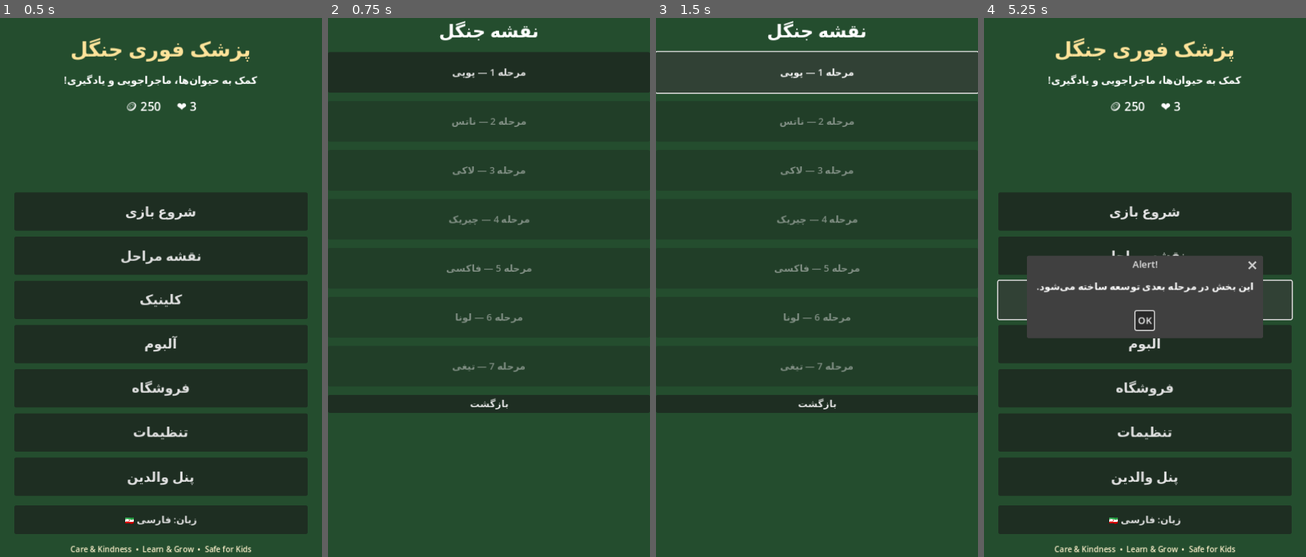
Above: before the commit, frames 1-4 (left to right).
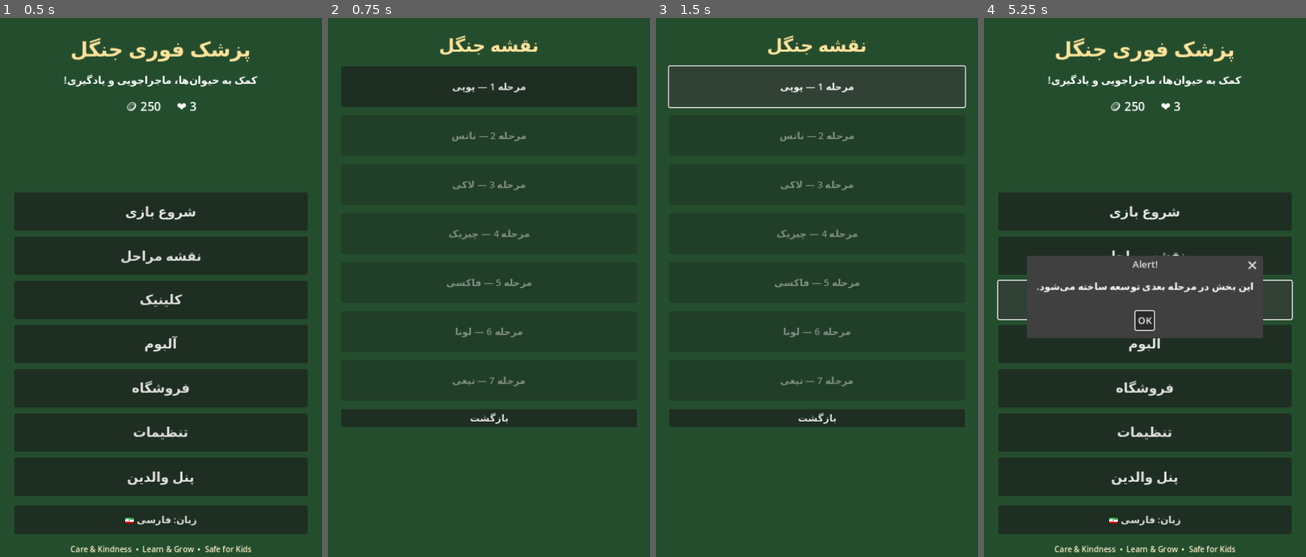
Above: after the commit, the same moments.

Repository: Javadmk1/Forest-Emergency-Vet
Game: Godot game, scene res://scenes/main_menu.tscn
Same seed, same stepped clock (60 frames per second), same inputs: the game is played once before the commit and once after it.
Inputs:
- Up to frame 1 (0.5 s): no input
- Up to frame 2 (0.75 s): click "شروع بازی" at 0.5 s
- Up to frame 3 (1.5 s): click "مرحله 1 — پوپی" at 1.25 s
- Up to frame 4 (5.25 s): click "بازگشت" at 2 s; click "نقشه مراحل" at 2.75 s; click "مرحله 1 — پوپی" at 3.5 s; click "بازگشت" at 4.25 s; click "کلینیک" at 5 s

Frame 1 is identical in both runs. In frame 2, 11% of the frame differs, in the area x 0-100%, y 0-76%; in frame 3, 7.7%; in frame 4, nothing differs.

Commit message:
Connect unlocked level one to treatment scene

Diff:
--- a/scripts/level_select.gd
+++ b/scripts/level_select.gd
@@ -5,29 +5,49 @@
     bg.color = Color("#244d2e")
     bg.set_anchors_and_offsets_preset(Control.PRESET_FULL_RECT)
     add_child(bg)
+
+    var margin := MarginContainer.new()
+    margin.set_anchors_and_offsets_preset(Control.PRESET_FULL_RECT)
+    margin.add_theme_constant_override("margin_left", 22)
+    margin.add_theme_constant_override("margin_right", 22)
+    margin.add_theme_constant_override("margin_top", 24)
+    margin.add_theme_constant_override("margin_bottom", 24)
+    add_child(margin)
+
     var column := VBoxContainer.new()
-    column.set_anchors_and_offsets_preset(Control.PRESET_FULL_RECT)
     column.add_theme_constant_override("separation", 14)
-    column.add_theme_constant_override("margin_left", 24)
-    column.add_theme_constant_override("margin_right", 24)
-    add_child(column)
+    margin.add_child(column)
+
     var title := Label.new()
     title.text = "نقشه جنگل" if LanguageManager.is_persian() else "Forest Map"
     title.horizontal_alignment = HORIZONTAL_ALIGNMENT_CENTER
     title.add_theme_font_size_override("font_size", 30)
+    title.add_theme_color_override("font_color", Color("#ffe39a"))
     column.add_child(title)
+
     for i in range(1, 8):
         var button := Button.new()
         var level_data = _get_level(i)
         var label = "مرحله %d — %s" % [i, level_data.get("animal_name_fa", "")] if LanguageManager.is_persian() else "Level %d — %s" % [i, level_data.get("animal_name_en", "Animal")]
         button.text = label
         button.custom_minimum_size.y = 68
-        button.disabled = i > 1
+        button.disabled = not SaveManager.data.get("progress", {}).get("unlocked_levels", [1]).has(i)
+        button.pressed.connect(_open_level.bind(i))
         column.add_child(button)
+
     var back := Button.new()
     back.text = "بازگشت" if LanguageManager.is_persian() else "Back"
     back.pressed.connect(func(): get_tree().change_scene_to_file("res://scenes/main_menu.tscn"))
     column.add_child(back)
+
+func _open_level(level_id: int) -> void:
+    if level_id == 1:
+        get_tree().change_scene_to_file("res://scenes/treatment.tscn")
+    else:
+        var dialog := AcceptDialog.new()
+        dialog.dialog_text = "این مرحله در حال ساخت است." if LanguageManager.is_persian() else "This level is still in development."
+        add_child(dialog)
+        dialog.popup_centered()
 
 func _get_level(level_id: int) -> Dictionary:
     var path = "res://data/levels/level_%02d.json" % level_id
